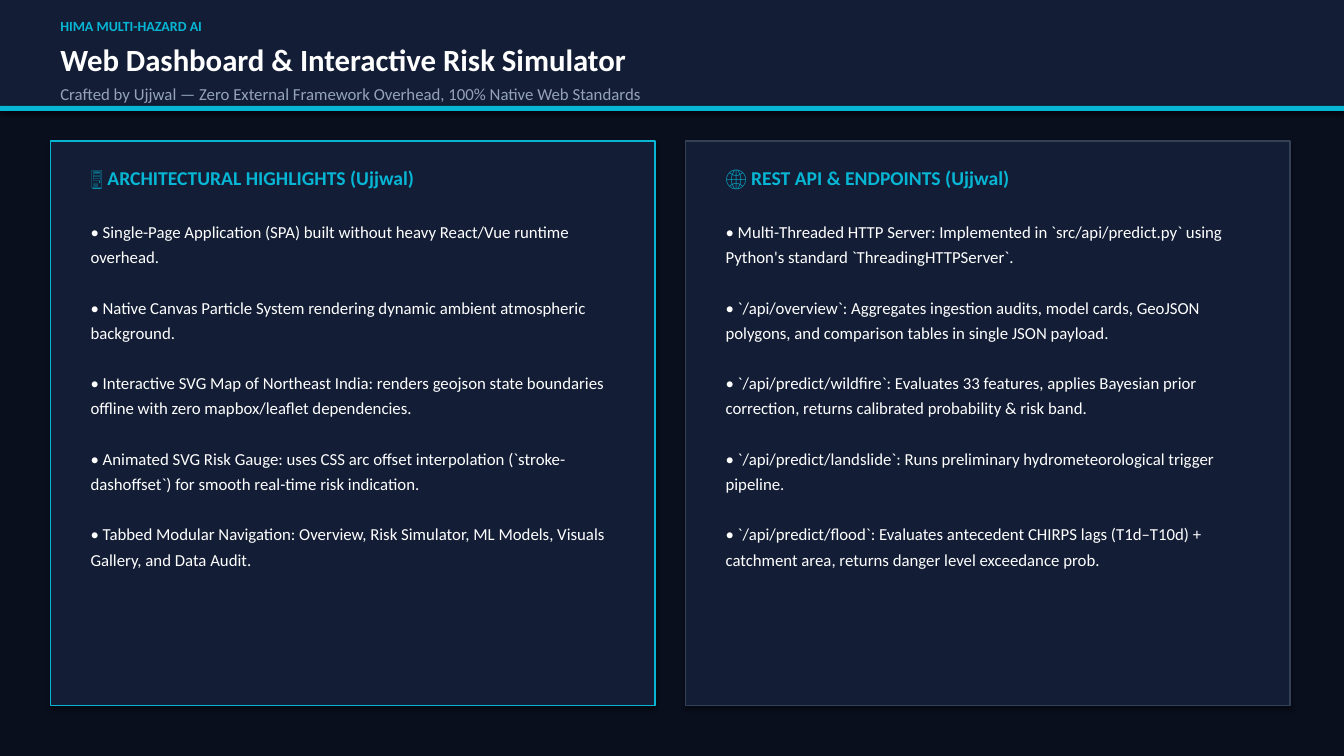
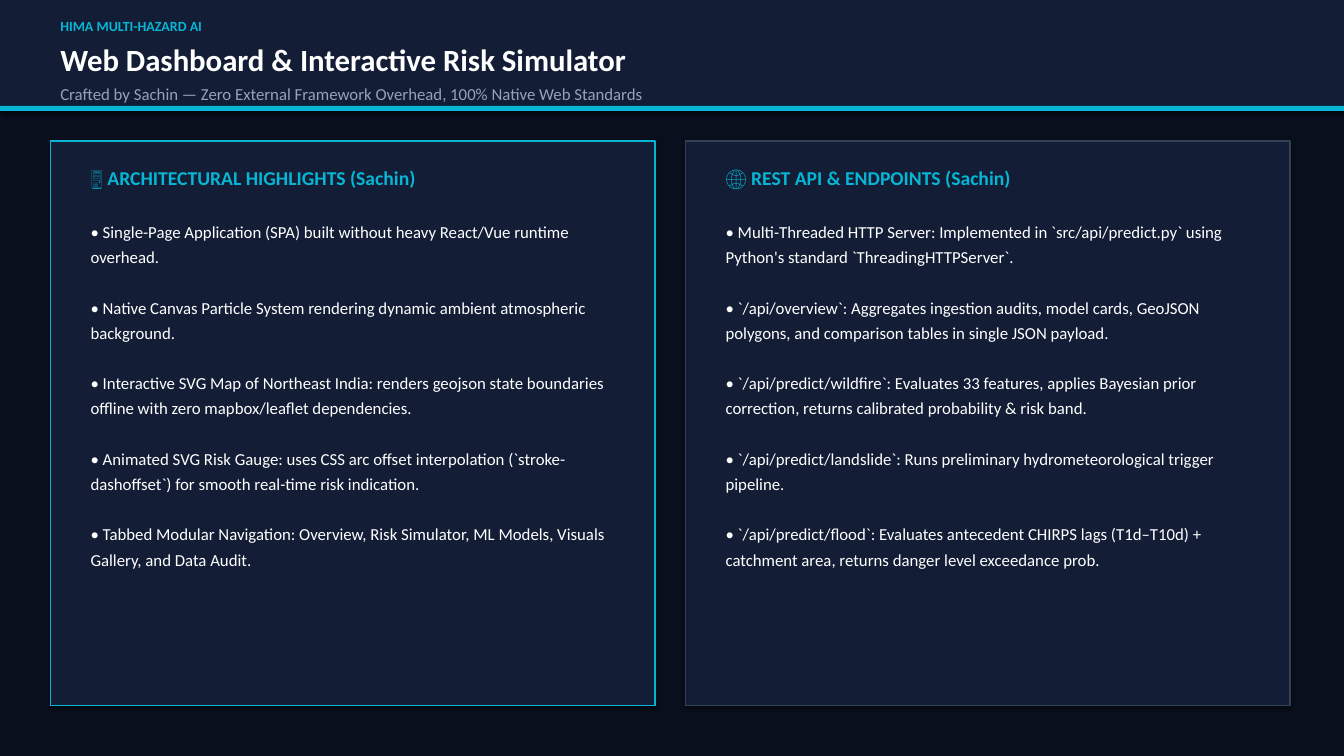
Before and after one commit to ujjww4ll/HIMA, a slide deck: slide 6 of Flood_Prediction_and_Early_Warning_System.pptx. Drawn at 1344x756 pixels with LibreOffice and Linux fonts; fonts in the diff are those of the drawing. Boxes give left, top, right and bottom in pixels: in the first picture for what was removed or moved away, otherwise in the second. Text is boxed around its words. In the diff, an @@ line names an element or a change of style, - is before the commit and + after.

Commit message:
Update 7-member roster: M1-Sachin, M2-Anshul, M3-Ujjwal, M4-Aadi, M5-Malvika, M6-Shubhangi, M7-Sonam

```diff
--- a/Flood_Prediction_and_Early_Warning_System.pptx
+++ b/Flood_Prediction_and_Early_Warning_System.pptx
@@ text at (60, 88, 642, 103): text changed @@
-Crafted by Ujjwal — Zero External Framework Overhead, 100% Native Web Standards
+Crafted by Sachin — Zero External Framework Overhead, 100% Native Web Standards
@@ text at (107, 170, 415, 188): text changed @@
-🖥️ ARCHITECTURAL HIGHLIGHTS (Ujjwal)
+🖥️ ARCHITECTURAL HIGHLIGHTS (Sachin)
@@ text at (751, 170, 1010, 188): text changed @@
-🌐 REST API & ENDPOINTS (Ujjwal)
+🌐 REST API & ENDPOINTS (Sachin)
```
Also in this commit, not shown: 14 other slides changed, 5 other files.
